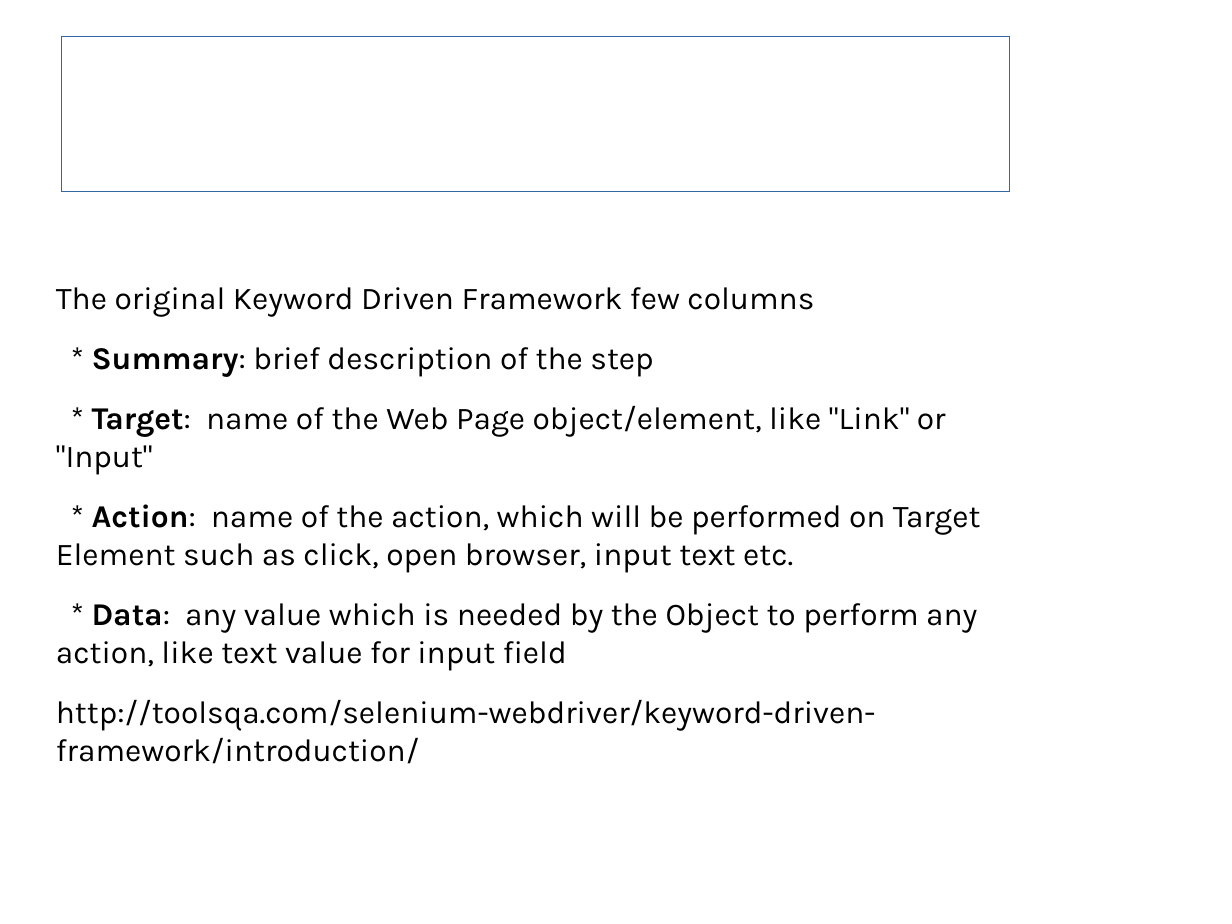
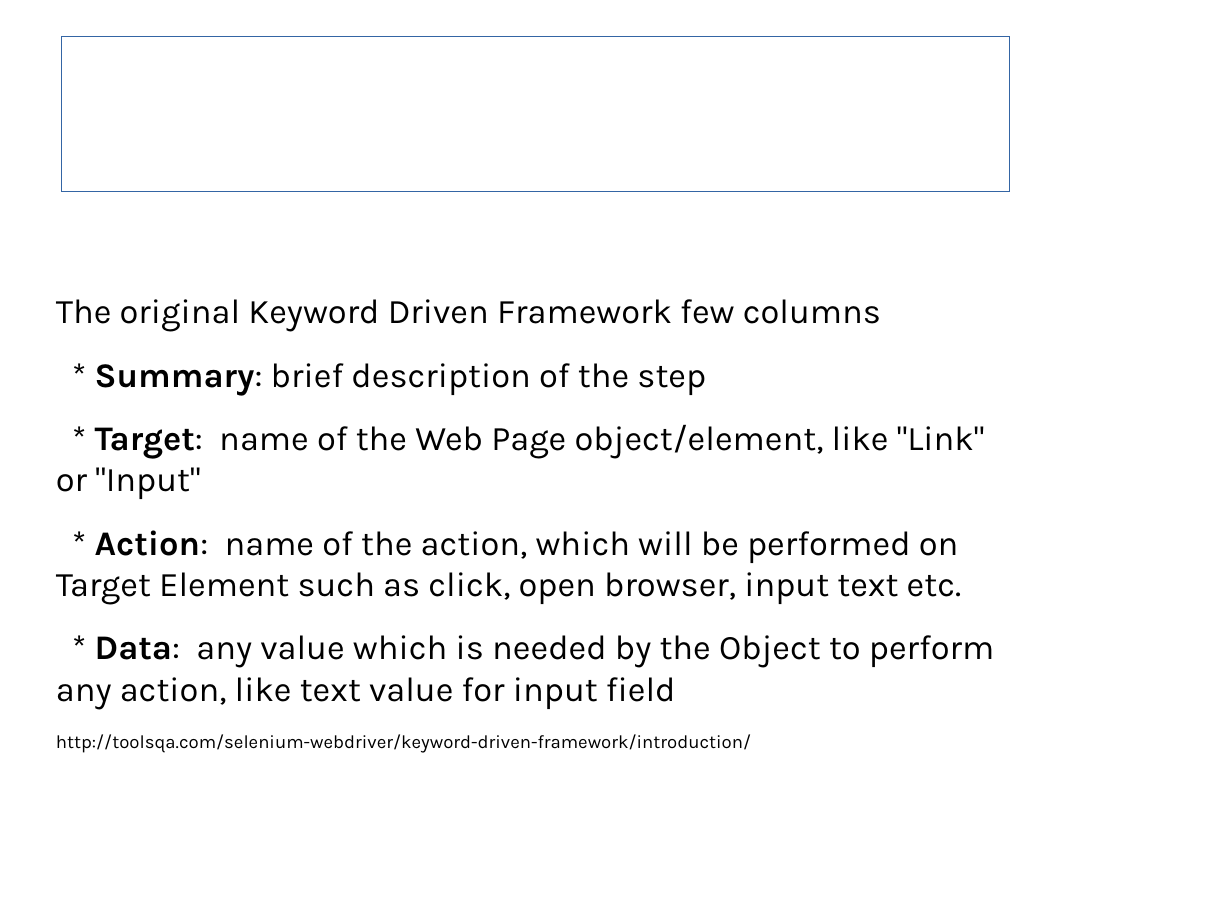
Before and after one commit to sergueik/SKDF, a slide deck: slide 2 of SKDF.odp. Drawn at 1232x924 pixels with LibreOffice and Linux fonts; fonts in the diff are those of the drawing; background and template pictures are left out. Boxes give left, top, right and bottom in pixels: in the first picture for what was removed or moved away, otherwise in the second. Text is boxed around its words. In the diff, an @@ line names an element or a change of style, - is before the commit and + after.

```diff
--- a/SKDF.odp
+++ b/SKDF.odp
@@ text "The original Keyword Driven Framework ..." at bbox=[56, 299, 994, 753]: size 20.4 to 22.2 pt in "The original Keyword Driven Framework few columns", "* Summary: brief description of the step", "* Target: name of the Web Page ...", "* Action: name of the action, which ..." and 1 more places; size 20.4 to 12 pt in "http://toolsqa.com/selenium-webdriver/keyword-driven-framewo ..." @@
```
Also in this commit, not shown: 4 other slides changed, 1 slide removed, 2 other files.
